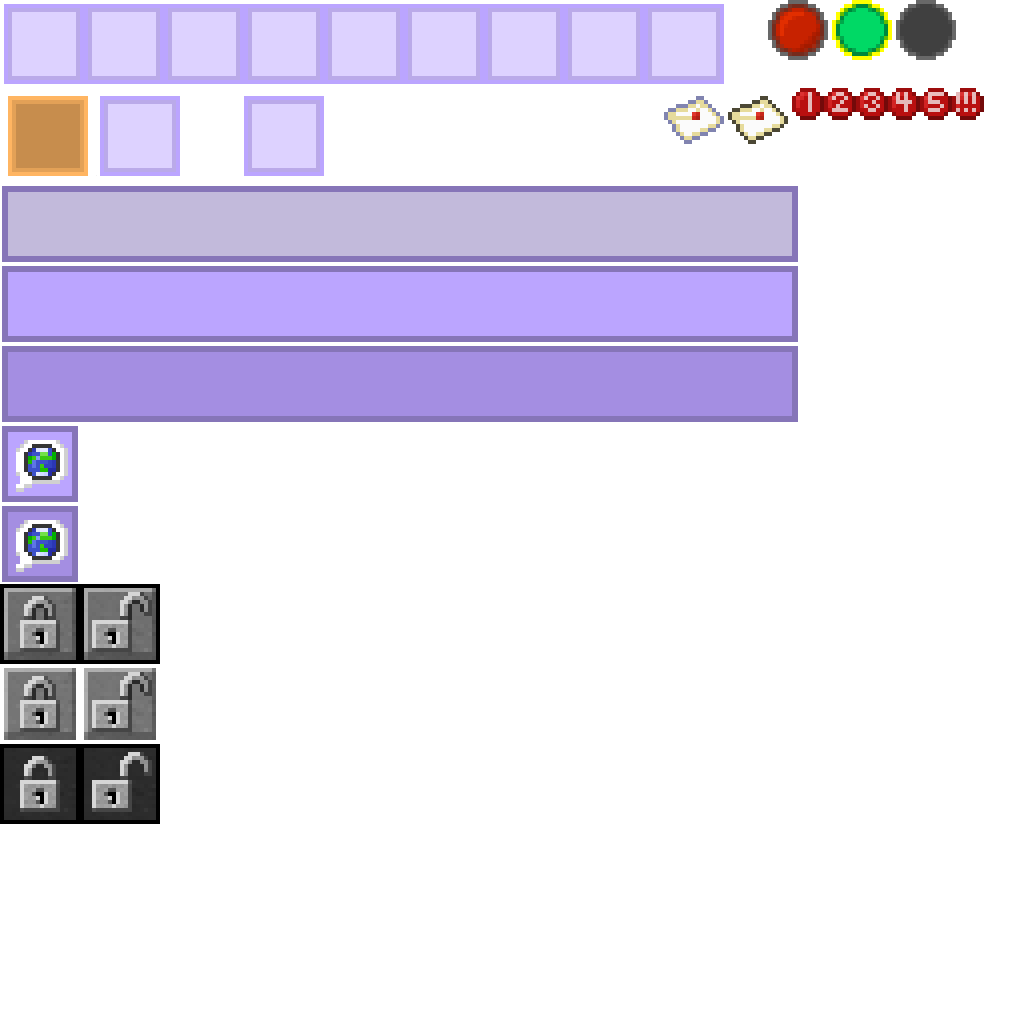
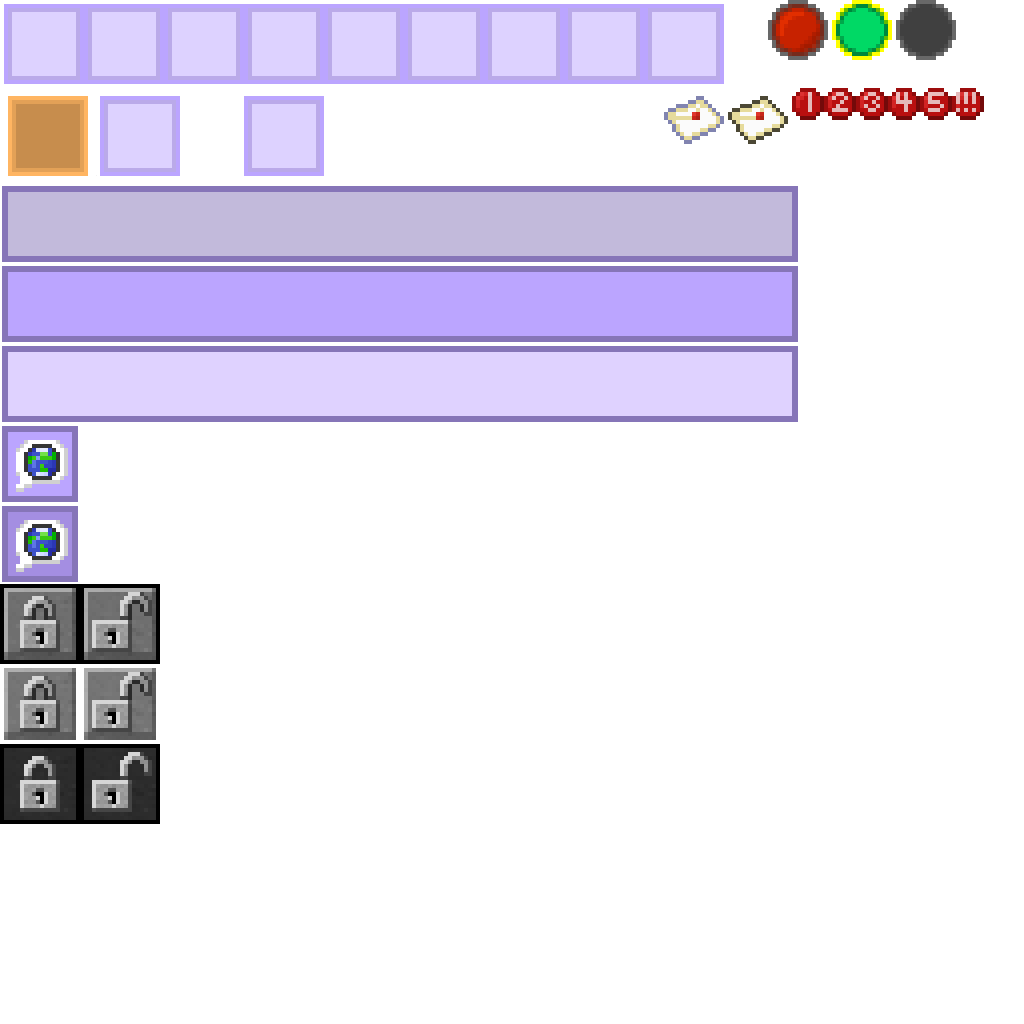
Revision of a layered 1024px x 1024px image; what changed, layer by layer:
painted on "orange" over 8, 352, 792, 416
painted on "Paint Layer 1" over 8, 352, 792, 416
painted on "widgets.png" over 8, 352, 792, 416
